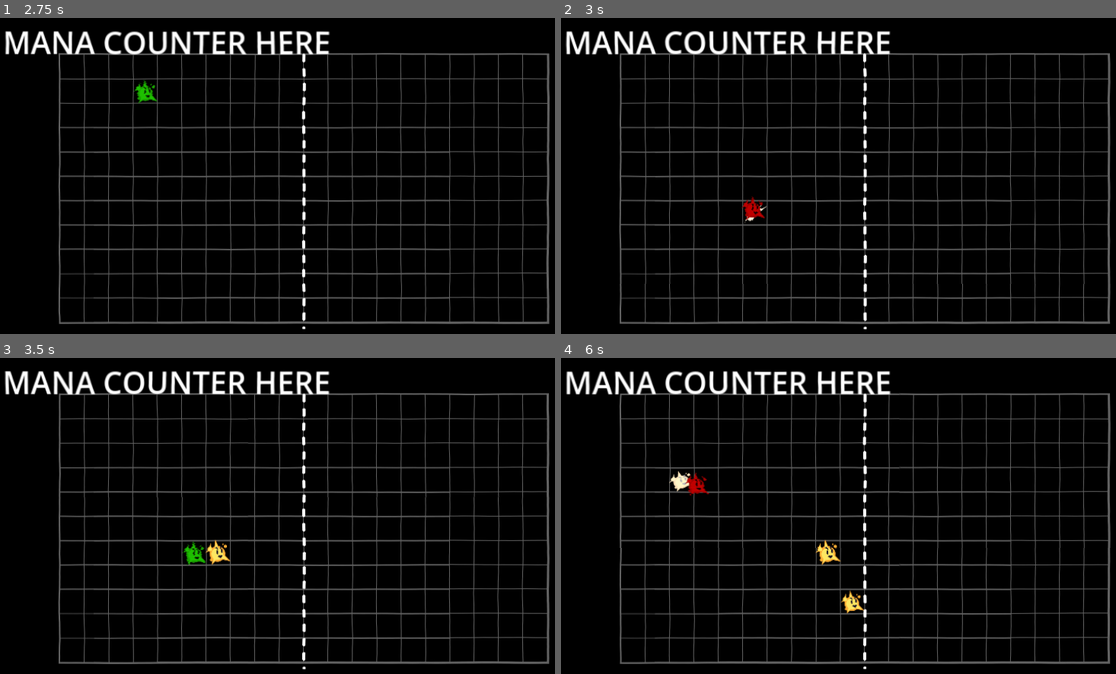
Above: before the commit, frames 1-4 (two rows, left to right).
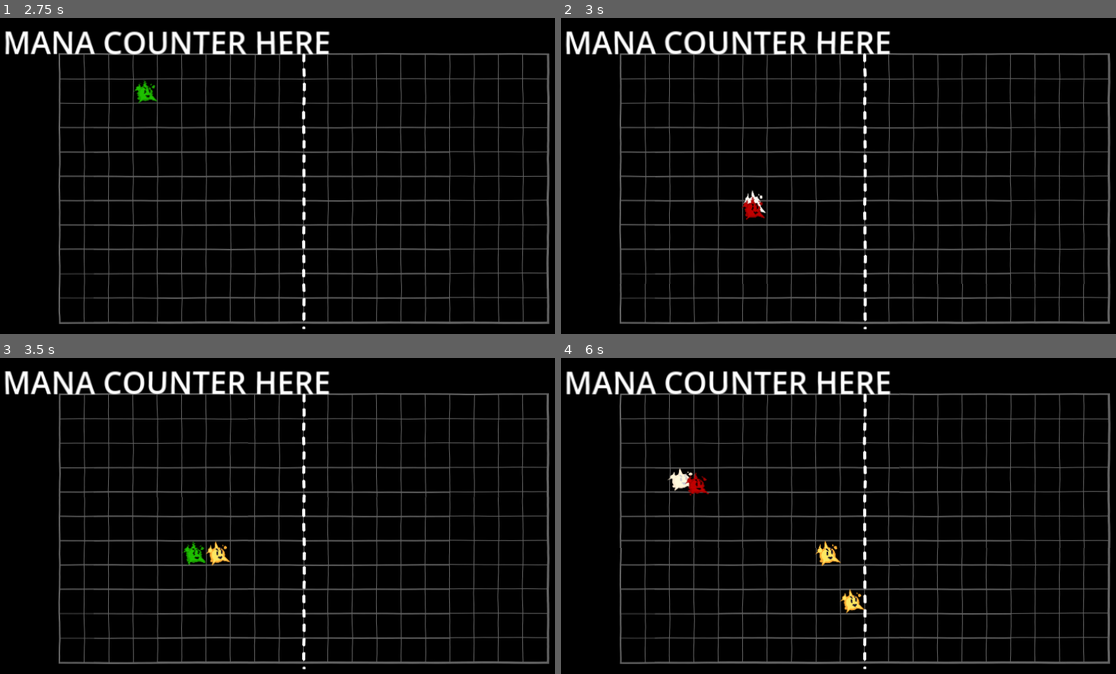
Above: after the commit, the same moments.

Repository: nemene21/CellGame
Game: Godot game, scene res://scenes/hostjoin.tscn
Two runs of this game, one before a commit and one after it. Both use one fixed random seed, a clock stepped at 60 frames per second and the inputs below.
Inputs (mouse positions are in pixels of both pictures, inside the frame that each line leads up to):
- Up to frame 1 (2.75 s): move the mouse to (438, 172) at 0.52 s; press the mouse at (438, 172) at 0.53 s; release the mouse at (438, 172) at 1.25 s; click "Host" at 1.25 s; click "Start :D" at 2 s
- Up to frame 2 (3 s): move the mouse to (744, 204) at 2.77 s; click (744, 204) at 2.85 s
- Up to frame 3 (3.5 s): no input
- Up to frame 4 (6 s): move the mouse to (927, 452) at 3.52 s; press the mouse at (927, 452) at 3.53 s; move the mouse to (832, 598) at 4.27 s; release the mouse at (832, 598) at 4.28 s; click (832, 598) at 4.35 s; move the mouse to (1049, 579) at 5.02 s; press the mouse at (1049, 579) at 5.03 s; move the mouse to (683, 478) at 5.77 s; release the mouse at (683, 478) at 5.78 s; click (683, 478) at 5.85 s

Frame 1 is identical in both runs. In frame 2, 0.1% of the frame differs, in the area x 32-38%, y 54-65%; in frame 3, 0.1%; in frame 4, 0.4%, in the area x 19-55%, y 34-81%.

Commit message:
Fixed animations

Diff:
--- a/scenes/cells/base_cell.tscn
+++ b/scenes/cells/base_cell.tscn
@@ -17,70 +17,46 @@
 tracks/0/type = "value"
 tracks/0/imported = false
 tracks/0/enabled = true
-tracks/0/path = NodePath(".:rotation")
-tracks/0/interp = 1
-tracks/0/loop_wrap = true
-tracks/0/keys = {
-"times": PackedFloat32Array(0),
-"transitions": PackedFloat32Array(1),
-"update": 0,
-"values": [-1.0472]
-}
-tracks/1/type = "value"
-tracks/1/imported = false
-tracks/1/enabled = true
-tracks/1/path = NodePath(".:scale")
-tracks/1/interp = 1
-tracks/1/loop_wrap = true
-tracks/1/keys = {
-"times": PackedFloat32Array(0),
-"transitions": PackedFloat32Array(1),
-"update": 0,
-"values": [Vector2(1.2, 1e-05)]
+tracks/0/path = NodePath("Sprite2D:scale")
+tracks/0/interp = 1
+tracks/0/loop_wrap = true
+tracks/0/keys = {
+"times": PackedFloat32Array(0),
+"transitions": PackedFloat32Array(1),
+"update": 0,
+"values": [Vector2(1, 1)]
+}
+tracks/1/type = "value"
+tracks/1/imported = false
+tracks/1/enabled = true
+tracks/1/path = NodePath("Sprite2D:material:shader_parameter/flash")
+tracks/1/interp = 1
+tracks/1/loop_wrap = true
+tracks/1/keys = {
+"times": PackedFloat32Array(0),
+"transitions": PackedFloat32Array(1),
+"update": 0,
+"values": [0.0]
 }
 tracks/2/type = "value"
 tracks/2/imported = false
 tracks/2/enabled = true
-tracks/2/path = NodePath("Sprite2D:scale")
+tracks/2/path = NodePath("Sprite2D:rotation")
 tracks/2/interp = 1
 tracks/2/loop_wrap = true
 tracks/2/keys = {
 "times": PackedFloat32Array(0),
 "transitions": PackedFloat32Array(1),
 "update": 0,
-"values": [Vector2(1, 1)]
+"values": [-0.0872665]
 }
 tracks/3/type = "value"
 tracks/3/imported = false
 tracks/3/enabled = true
-tracks/3/path = NodePath("Sprite2D:material:shader_parameter/flash")
+tracks/3/path = NodePath("Sprite2D:position")
 tracks/3/interp = 1
 tracks/3/loop_wrap = true
 tracks/3/keys = {
-"times": PackedFloat32Array(0),
-"transitions": PackedFloat32Array(1),
-"update": 0,
-"values": [0.0]
-}
-tracks/4/type = "value"
-tracks/4/imported = false
-tracks/4/enabled = true
-tracks/4/path = NodePath("Sprite2D:rotation")
-tracks/4/interp = 1
-tracks/4/loop_wrap = true
-tracks/4/keys = {
-"times": PackedFloat32Array(0),
-"transitions": PackedFloat32Array(1),
-"update": 0,
-"values": [-0.0872665]
-}
-tracks/5/type = "value"
-tracks/5/imported = false
-tracks/5/enabled = true
-tracks/5/path = NodePath("Sprite2D:position")
-tracks/5/interp = 1
-tracks/5/loop_wrap = true
-tracks/5/keys = {
 "times": PackedFloat32Array(0),
 "transitions": PackedFloat32Array(1),
 "update": 0,
@@ -167,7 +143,7 @@
 tracks/1/interp = 0
 tracks/1/loop_wrap = true
 tracks/1/keys = {
-"times": PackedFloat32Array(0, 0.166667),
+"times": PackedFloat32Array(0.0333333, 0.166667),
 "transitions": PackedFloat32Array(1, 1),
 "update": 1,
 "values": [1.0, 0.0]
@@ -175,42 +151,42 @@
 
 [sub_resource type="Animation" id="Animation_c7lsn"]
 resource_name = "spawn"
-length = 0.3
-tracks/0/type = "value"
-tracks/0/imported = false
-tracks/0/enabled = true
-tracks/0/path = NodePath(".:rotation")
-tracks/0/interp = 1
-tracks/0/loop_wrap = true
-tracks/0/keys = {
-"times": PackedFloat32Array(0, 0.3),
-"transitions": PackedFloat32Array(-2, -2),
-"update": 0,
-"values": [-1.0472, 0.0]
-}
-tracks/1/type = "value"
-tracks/1/imported = false
-tracks/1/enabled = true
-tracks/1/path = NodePath(".:scale")
-tracks/1/interp = 1
-tracks/1/loop_wrap = true
-tracks/1/keys = {
-"times": PackedFloat32Array(0, 0.3),
-"transitions": PackedFloat32Array(-2, -2),
-"update": 0,
-"values": [Vector2(1.2, 1e-05), Vector2(1, 1)]
+length = 0.4
+tracks/0/type = "value"
+tracks/0/imported = false
+tracks/0/enabled = true
+tracks/0/path = NodePath("Sprite2D:material:shader_parameter/flash")
+tracks/0/interp = 2
+tracks/0/loop_wrap = true
+tracks/0/keys = {
+"times": PackedFloat32Array(0, 0.166667, 0.3),
+"transitions": PackedFloat32Array(-2, -2, -2),
+"update": 0,
+"values": [0.0, 1.0, 0.0]
+}
+tracks/1/type = "value"
+tracks/1/imported = false
+tracks/1/enabled = true
+tracks/1/path = NodePath("Sprite2D:scale")
+tracks/1/interp = 1
+tracks/1/loop_wrap = true
+tracks/1/keys = {
+"times": PackedFloat32Array(0, 0.0333333, 0.2, 0.233333, 0.4),
+"transitions": PackedFloat32Array(-2, -2, -2, -2, -2),
+"update": 0,
+"values": [Vector2(0, 0), Vector2(0.8, 1.2), Vector2(1, 1), Vector2(1.3, 0.9), Vector2(1, 1)]
 }
 tracks/2/type = "value"
 tracks/2/imported = false
 tracks/2/enabled = true
-tracks/2/path = NodePath("Sprite2D:material:shader_parameter/flash")
-tracks/2/interp = 2
+tracks/2/path = NodePath("Sprite2D:position")
+tracks/2/interp = 1
 tracks/2/loop_wrap = true
 tracks/2/keys = {
-"times": PackedFloat32Array(0, 0.166667, 0.3),
-"transitions": PackedFloat32Array(1, 1, 1),
-"update": 0,
-"values": [0.0, 1.0, 0.0]
+"times": PackedFloat32Array(0, 0.233333),
+"transitions": PackedFloat32Array(2, 2),
+"update": 0,
+"values": [Vector2(0, 0), Vector2(0, 48)]
 }
 
 [sub_resource type="AnimationLibrary" id="AnimationLibrary_22884"]
@@ -223,8 +199,7 @@
 }
 
 [node name="BaseCell" type="Node2D" groups=["cell"]]
-rotation = -1.0472
-scale = Vector2(1.2, 1e-05)
+position = Vector2(0, -30)
 script = ExtResource("1_xvmt0")
 
 [node name="Position" parent="." instance=ExtResource("1_ucxcg")]
--- a/scenes/cells/mana_cell.tscn
+++ b/scenes/cells/mana_cell.tscn
@@ -16,6 +16,9 @@
 material = SubResource("ShaderMaterial_2tmys")
 texture = ExtResource("3_cbwaf")
 
+[node name="Health" parent="." index="2"]
+dieParticleColor = Color(0, 0.6, 0.858824, 1)
+
 [node name="ManaRegen" parent="." index="4" instance=ExtResource("3_2sr4x")]
 amount = 3
 turnsNeeded = 1
--- a/scenes/cells/spark_cell.tscn
+++ b/scenes/cells/spark_cell.tscn
@@ -17,6 +17,9 @@
 material = SubResource("ShaderMaterial_0j2hd")
 texture = ExtResource("3_f4drx")
 
+[node name="Health" parent="." index="2"]
+dieParticleColor = Color(0.996078, 0.682353, 0.203922, 1)
+
 [node name="IdleAnimation" parent="." index="4"]
 idleAnimation = "bounce_idle"
 
